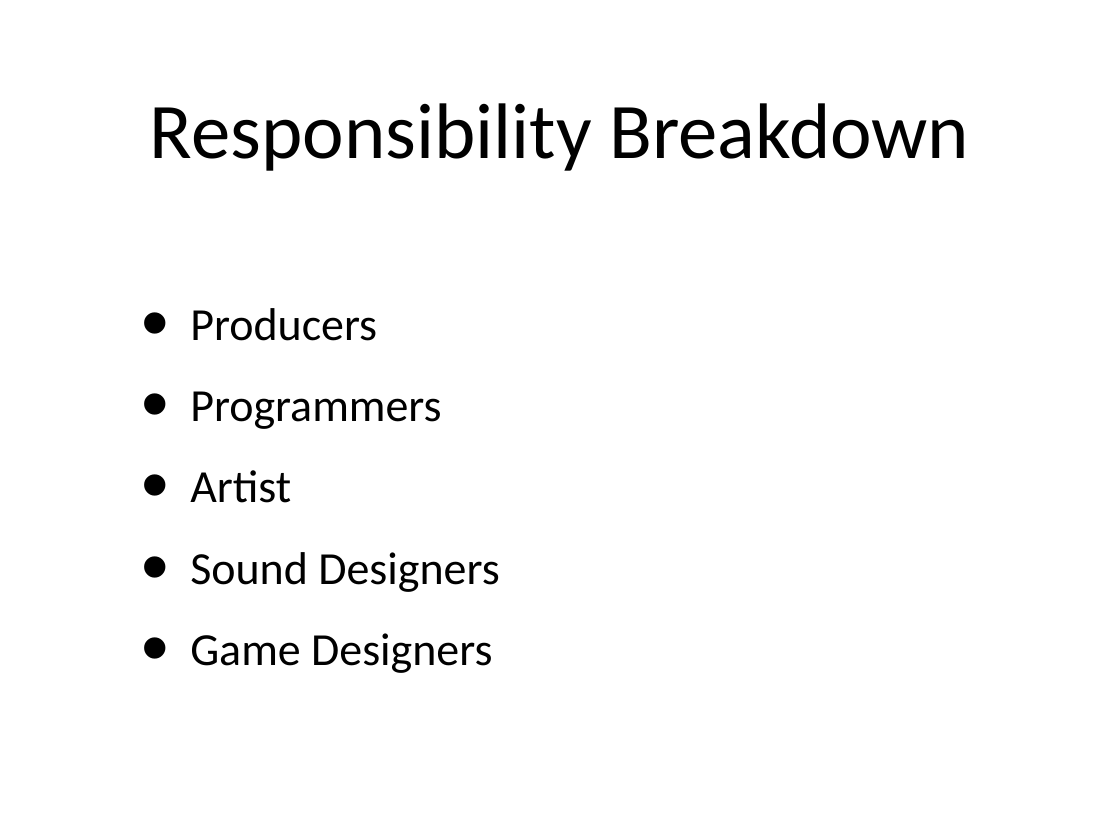
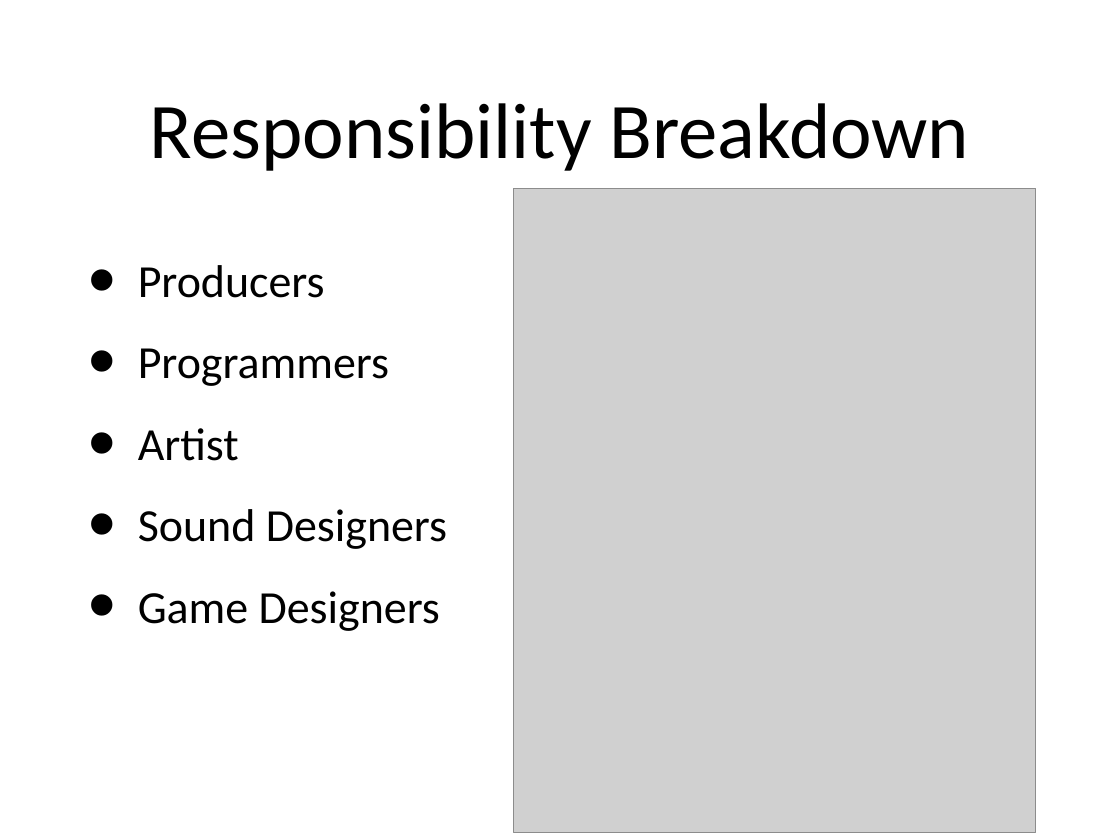
Before and after one commit to cddude229/Gaveldor2, a slide deck: slide 5 of pitch.ppt. Drawn at 1120x840 pixels with LibreOffice and Linux fonts; fonts in the diff are those of the drawing; grey boxes stand for pictures. Boxes give left, top, right and bottom in pixels: in the first picture for what was removed or moved away, otherwise in the second. Text is boxed around its words. In the diff, an @@ line names an element or a change of style, - is before the commit and + after.

Commit message:
pitch

```diff
--- a/pitch.ppt
+++ b/pitch.ppt
@@ text "Producers": place and size @@
-text "Producers" at [190, 308, 499, 673]
+text "Producers" at [138, 265, 447, 631]
@@ picture added at [514, 188, 1036, 833] @@
```
